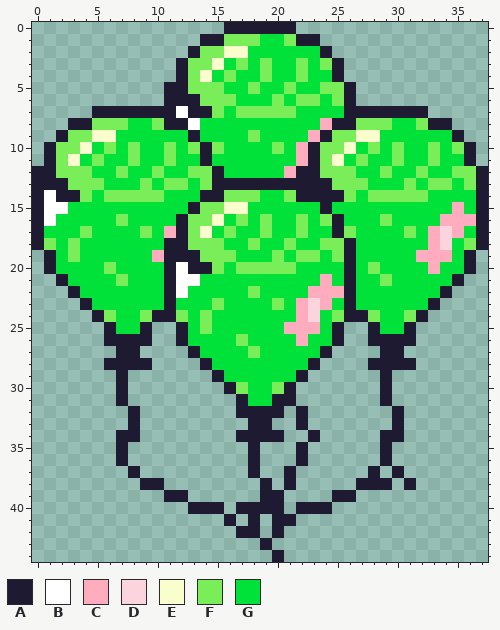
One commit to this pixel-art sprite: projectMinigame/Game/GreenEnemyGroup(NW).png. The picture above was drawn from the file before the commit.
The file is 38x45 pixels. Colours within 5 levels of each other are drawn and written as one.
Palette (. is transparent): A #1d1a31  B #ffffff  C #ffacbe  D #fcd4de  E #fafecc  F #79ee58  G #00e13a
Pixels before, first column x 0:
 0 ................AAAAAA................
 1 ..............AAFFFGGFAA..............
 2 .............AFFEEGGGGGGA.............
 3 ............AFFEGFGFGGFGFA............
 4 ............AFEGFGGFGGFGGA............
 5 ...........AAFFFGGFGGFGGFFA...........
 6 ...........AAAFFFGGGFGFFGFA...........
 7 .....AAAAAAABAAFGFFFFFGGGGAAAAAAA.....
 8 ...AAFFFGGFAABGGGGGGGGGGCAAFFFGGFAA...
 9 ..AFFEEGGGGGGAGGGGFGGGGCAFFEEGGGGGGA..
10 .AFFEGFGFGGFGFAFGGGGFGCAFFEGFGFGGFGFA.
11 .AFEGFGGFGGFGGAGGGGGGGCAFEGFGGFGGFGGA.
12 AAFFFGGFGGFGGFFAGGGGGCAAFFFGGFGGFGGFFA
13 AAAFFFGGGFGFFGFAAAAAAAAAAFFFGGGFGFFGFA
14 ABAAFGFFFFFGGGAAFFFGGFAAAAFGFFFFFGGGGA
15 ABBGGGGGGGGGGAFFEEGGGGGGAGGGGGGGGGGCGA
16 ABGGGGGFGGGGAFFEGFGFGGFGFAGGGFGGGGCCCA
17 AGGGFGGGGFGCAFEGFGGFGGFGGAFGGGGFGCDCGA
18 AFGFGGGGGGGAAFFFGGFGGFGGFFAGGGGGGCDGFA
19 .AGFGGGGGGCAAAFFFGGGFGFFGFAGGGGGCCCGA.
20 .AGGGGFGGGGABAAFGFFFFFGGGGAGFGGGGCGGA.
21 ..AGGGGFGGGABBGGGGGGGGGGCGAGGFGGGGGA..
22 ...AGGGGGGGABGGGGGFGGGGCCCAGGGGGGGA...
23 ....AGGGGGGAGGGFGGGGFGCDCGAGGGGGGA....
24 .....AFGGFAAFGFGGGGGGGCDGFAAFGGFA.....
25 ......AGGA..AGFGGGGGGCCCGA..AGGA......
26 ......AAAA..AGGGGFGGGGCGGA..AAAA......
27 .......AA....AGGGGFGGGGGA....AA.......
28 ......AAAA....AGGGGGGGGA....AAAA......
29 .......A.......AGGGGGGA......A........
30 .......A........AFGGFA.......A........
31 .......A.........AGGAA.......A........
32 ........A........AAAA.A.......A.......
33 ........A.........AA..A.......A.......
34 .......AA........AAAA..A.....AA.......
35 .......A..........A...A......A........
36 .......A..........A...A......A........
37 ........A.........A..A......A.A.......
38 .........AA........A.A.....AAA.A......
39 ...........AA......AA....AA...........
40 .............AAA.AAAA.AAA.............
41 ................A.A.AA................
42 .................AA.A.................
43 ...................A..................
44 ....................A.................
Now the later version:
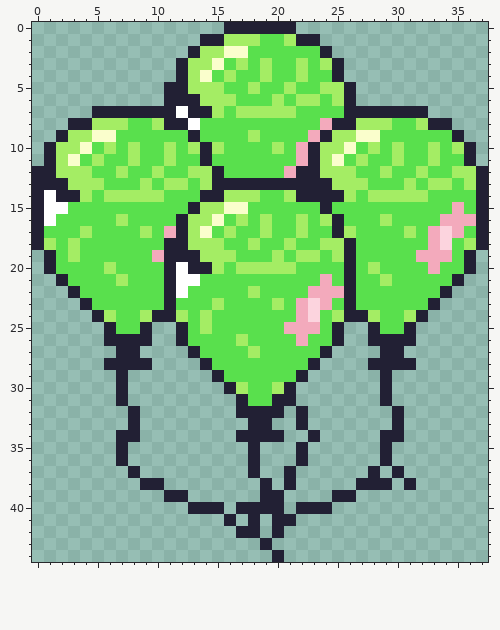
The edit:
colour A: #1d1a31 -> #222034
colour C: #ffacbe -> #f3aabc
colour F: #79ee58 -> #a4ed64
colour G: #00e13a -> #59e04d
